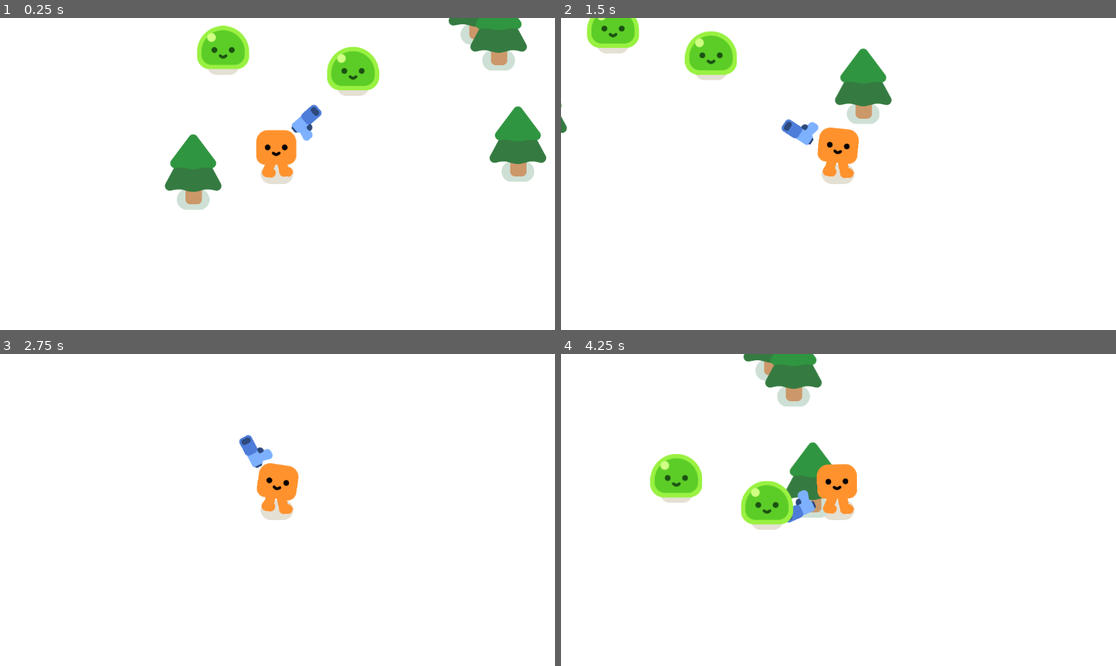
Above: before the commit, frames 1-4 (two rows, left to right).
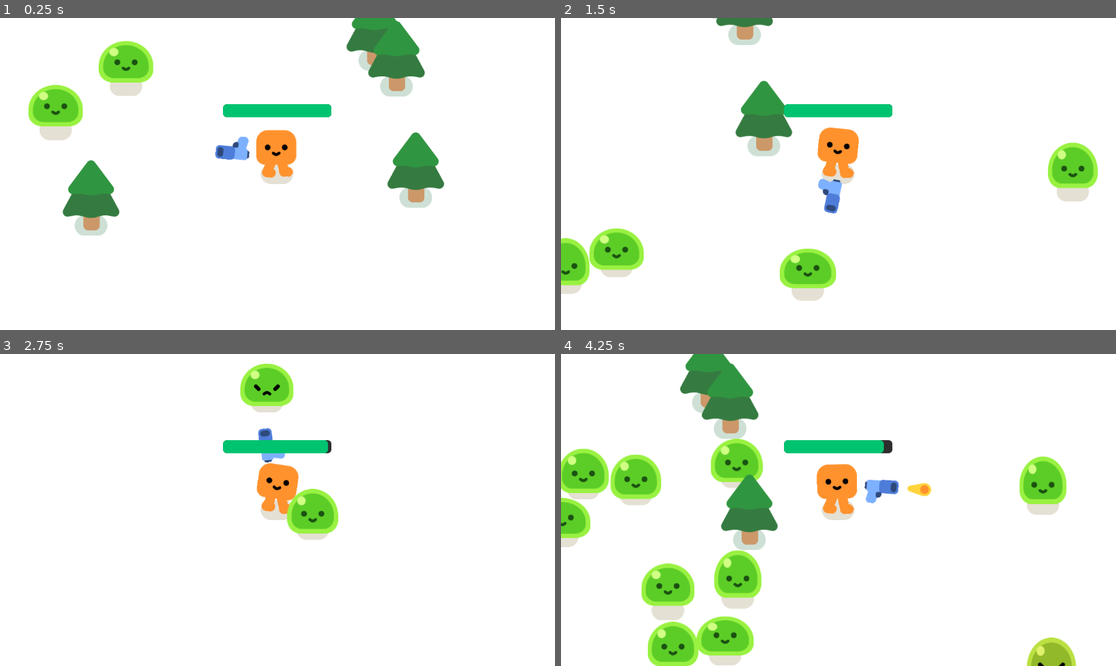
Above: after the commit, the same moments.

Repository: JustGritt/GDQuest-Survivor
Game: Godot game, scene res://game.tscn
Same seed, same stepped clock (60 frames per second), same inputs: the game is played once before the commit and once after it.
Inputs:
- Up to frame 1 (0.25 s): no input
- Up to frame 2 (1.5 s): hold D (move_right) 0.53-1.28 s; hold S (move_down) from 1.28 s (still down)
- Up to frame 3 (2.75 s): release S (move_down) at 2.03 s; hold D (move_right) from 2.03 s (still down)
- Up to frame 4 (4.25 s): release D (move_right) at 2.78 s; hold Z (move_up) 2.78-3.53 s; hold Q (move_left) from 3.53 s (still down)

The runs differ from the first frame. In frame 1, 16% of the frame differs, in the area x 5-99%, y 0-70%; in frame 2, 12%; in frame 3, 3.5%; in frame 4, 21%, in the area x 0-93%, y 0-100%.

Commit message:
Game over screen

Diff:
--- /dev/null
+++ b/Bullet.gd
@@ -0,0 +1,19 @@
+extends Area2D
+
+var travelled_distance = 0
+
+func _physics_process(delta):
+	const SPEED = 1000
+	const RANGE = 1200
+
+	var direction = Vector2.RIGHT.rotated(rotation)
+	position += direction * SPEED * delta
+
+	travelled_distance += SPEED * delta
+	if travelled_distance > RANGE:
+		queue_free()
+
+func _on_body_entered(body):
+	queue_free()
+	if body.has_method("take_damage"):
+		body.take_damage()
--- /dev/null
+++ b/bullet.tscn
@@ -0,0 +1,23 @@
+[gd_scene load_steps=4 format=3 uid="uid://dy00eh7088amr"]
+
+[ext_resource type="Script" path="res://Bullet.gd" id="1_ttana"]
+[ext_resource type="Texture2D" uid="uid://dftkbqwsfd68r" path="res://pistol/projectile.png" id="2_832mw"]
+
+[sub_resource type="CircleShape2D" id="CircleShape2D_o27b7"]
+radius = 19.0
+
+[node name="Bullet" type="Area2D"]
+top_level = true
+rotation = 0.00236535
+collision_layer = 0
+collision_mask = 3
+script = ExtResource("1_ttana")
+
+[node name="Projectile" type="Sprite2D" parent="."]
+texture = ExtResource("2_832mw")
+
+[node name="CollisionShape2D" type="CollisionShape2D" parent="."]
+position = Vector2(10, 1)
+shape = SubResource("CircleShape2D_o27b7")
+
+[connection signal="body_entered" from="." to="." method="_on_body_entered"]
--- /dev/null
+++ b/game.gd
@@ -0,0 +1,14 @@
+extends Node2D
+
+func spawn_mob():
+	var new_mob = preload("res://mob.tscn").instantiate()
+	%PathFollow2D.progress_ratio = randf()
+	new_mob.global_position = %PathFollow2D.global_position
+	add_child(new_mob)
+
+func _on_timer_timeout():
+	spawn_mob()
+
+func _on_player_health_depleted():
+	%GameOver.visible = true
+	get_tree().paused = true
--- a/game.tscn
+++ b/game.tscn
@@ -1,26 +1,44 @@
-[gd_scene load_steps=4 format=3 uid="uid://ddblha1i65y2g"]
+[gd_scene load_steps=6 format=3 uid="uid://ddblha1i65y2g"]
 
 [ext_resource type="PackedScene" uid="uid://d0tk3ubga043i" path="res://player.tscn" id="1_0g0nc"]
+[ext_resource type="Script" path="res://game.gd" id="1_ju8ni"]
 [ext_resource type="PackedScene" uid="uid://d1lfi1jjdt403" path="res://pine_tree.tscn" id="2_d72un"]
 [ext_resource type="PackedScene" uid="uid://buevonx0sa1or" path="res://mob.tscn" id="3_7ueec"]
 
+[sub_resource type="Curve2D" id="Curve2D_ftiod"]
+_data = {
+"points": PackedVector2Array(0, 0, 0, 0, -130, -149, 0, 0, 0, 0, 1352, -142, 0, 0, 0, 0, 1352, 833, 0, 0, 0, 0, -130, 833, 0, 0, 0, 0, -135, -145)
+}
+point_count = 5
+
 [node name="Game" type="Node2D"]
 y_sort_enabled = true
+script = ExtResource("1_ju8ni")
 
 [node name="CanvasLayer" type="CanvasLayer" parent="."]
 layer = -1
 
 [node name="ColorRect" type="ColorRect" parent="CanvasLayer"]
-offset_left = -12.0
-offset_top = -12.0
-offset_right = 1167.0
-offset_bottom = 656.0
+anchors_preset = 15
+anchor_right = 1.0
+anchor_bottom = 1.0
+grow_horizontal = 2
+grow_vertical = 2
 
 [node name="Player" parent="." instance=ExtResource("1_0g0nc")]
-position = Vector2(374, 498)
+position = Vector2(586, 444)
+
+[node name="Path2D" type="Path2D" parent="Player"]
+position = Vector2(-586, -444)
+curve = SubResource("Curve2D_ftiod")
+
+[node name="PathFollow2D" type="PathFollow2D" parent="Player/Path2D"]
+unique_name_in_owner = true
+position = Vector2(-130, -149)
+rotation = 0.00472331
 
 [node name="Mob" parent="." instance=ExtResource("3_7ueec")]
-position = Vector2(548, 295)
+position = Vector2(102, 347)
 
 [node name="Mob2" parent="." instance=ExtResource("3_7ueec")]
 position = Vector2(251, 248)
@@ -36,3 +54,38 @@
 
 [node name="PineTree4" parent="." instance=ExtResource("2_d72un")]
 position = Vector2(834, 260)
+
+[node name="Timer" type="Timer" parent="."]
+wait_time = 0.3
+autostart = true
+
+[node name="GameOver" type="CanvasLayer" parent="."]
+unique_name_in_owner = true
+visible = false
+
+[node name="ColorRect" type="ColorRect" parent="GameOver"]
+anchors_preset = 15
+anchor_right = 1.0
+anchor_bottom = 1.0
+grow_horizontal = 2
+grow_vertical = 2
+color = Color(0, 0, 0, 0.627451)
+
+[node name="Label" type="Label" parent="GameOver/ColorRect"]
+layout_mode = 1
+anchors_preset = 8
+anchor_left = 0.5
+anchor_top = 0.5
+anchor_right = 0.5
+anchor_bottom = 0.5
+offset_left = -43.5
+offset_top = -11.5
+offset_right = 43.5
+offset_bottom = 11.5
+grow_horizontal = 2
+grow_vertical = 2
+theme_override_font_sizes/font_size = 64
+text = "Game Over"
+
+[connection signal="health_depleted" from="Player" to="." method="_on_player_health_depleted"]
+[connection signal="timeout" from="Timer" to="." method="_on_timer_timeout"]
--- a/gun.gd
+++ b/gun.gd
@@ -5,3 +5,13 @@
 	if enemis_in_range.size() > 0:
 		var target_enemy = enemis_in_range.front()
 		look_at(target_enemy.global_position)
+
+func shoot():
+	const BULLET = preload("res://bullet.tscn")
+	var new_bullet = BULLET.instantiate()
+	new_bullet.global_position = %ShootingPoint.global_position
+	new_bullet.global_rotation = %ShootingPoint.global_rotation
+	%ShootingPoint.add_child(new_bullet)
+
+func _on_timer_timeout():
+	shoot()
--- a/gun.tscn
+++ b/gun.tscn
@@ -22,4 +22,11 @@
 texture = ExtResource("1_2rguh")
 
 [node name="ShootingPoint" type="Marker2D" parent="WeaponPivot/Pistol"]
+unique_name_in_owner = true
 position = Vector2(25.0117, -10.8922)
+
+[node name="Timer" type="Timer" parent="."]
+wait_time = 0.3
+autostart = true
+
+[connection signal="timeout" from="Timer" to="." method="_on_timer_timeout"]
--- a/mob.gd
+++ b/mob.gd
@@ -1,8 +1,24 @@
 extends CharacterBody2D
 
+var health = 3
 @onready var player = get_node("/root/Game/Player")
+
+func _ready():
+	%Slime.play_walk()
 
 func _physics_process(delta):
 	var direction = global_position.direction_to(player.global_position)
 	velocity = direction * 100.0
 	move_and_slide()
+
+func take_damage():
+	health -= 1
+	%Slime.play_hurt()
+
+	if health == 0:
+		queue_free()
+
+		const SMOKE_SCENE = preload("res://smoke_explosion/smoke_explosion.tscn")
+		var smoke = SMOKE_SCENE.instantiate()
+		get_parent().add_child(smoke)
+		smoke.global_position = global_position
--- a/mob.tscn
+++ b/mob.tscn
@@ -13,6 +13,7 @@
 script = ExtResource("1_ap4e8")
 
 [node name="Slime" parent="." instance=ExtResource("1_syu84")]
+unique_name_in_owner = true
 position = Vector2(0, 1)
 
 [node name="CollisionShape2D" type="CollisionShape2D" parent="."]
--- a/player.gd
+++ b/player.gd
@@ -1,4 +1,7 @@
 extends CharacterBody2D
+
+signal health_depleted
+var health = 100.0
 
 func _physics_process(delta):
 	var direction = Input.get_vector("move_left", "move_right", "move_up", "move_down")
@@ -9,3 +12,11 @@
 		%HappyBoo.play_walk_animation()
 	else:
 		%HappyBoo.play_idle_animation()
+
+	const DAMAGE_RATE = 10.0
+	var overlapping_mobs = %HurtBox.get_overlapping_bodies()
+	if overlapping_mobs.size() > 0:
+		health -= DAMAGE_RATE * overlapping_mobs.size() * delta
+		%ProgressBar.value = health
+		if health <= 0.0:
+			health_depleted.emit()
--- a/player.tscn
+++ b/player.tscn
@@ -6,6 +6,23 @@
 
 [sub_resource type="CircleShape2D" id="CircleShape2D_thyxx"]
 radius = 31.0161
+
+[sub_resource type="CircleShape2D" id="CircleShape2D_5qdho"]
+radius = 43.0
+
+[sub_resource type="StyleBoxFlat" id="StyleBoxFlat_qys27"]
+bg_color = Color(0.180005, 0.180005, 0.180005, 1)
+corner_radius_top_left = 8
+corner_radius_top_right = 8
+corner_radius_bottom_right = 8
+corner_radius_bottom_left = 8
+
+[sub_resource type="StyleBoxFlat" id="StyleBoxFlat_s7grw"]
+bg_color = Color(6.257e-06, 0.764561, 0.440932, 1)
+corner_radius_top_left = 8
+corner_radius_top_right = 8
+corner_radius_bottom_right = 8
+corner_radius_bottom_left = 8
 
 [node name="Player" type="CharacterBody2D"]
 platform_floor_layers = 4294901760
@@ -23,3 +40,23 @@
 
 [node name="Gun" parent="." instance=ExtResource("3_rym85")]
 position = Vector2(-1, -45)
+
+[node name="HurtBox" type="Area2D" parent="."]
+unique_name_in_owner = true
+collision_layer = 0
+collision_mask = 2
+
+[node name="CollisionShape2D" type="CollisionShape2D" parent="HurtBox"]
+shape = SubResource("CircleShape2D_5qdho")
+debug_color = Color(0.992995, 0.0779046, 9.62615e-07, 0.42)
+
+[node name="ProgressBar" type="ProgressBar" parent="."]
+unique_name_in_owner = true
+offset_left = -112.0
+offset_top = -145.0
+offset_right = 113.0
+offset_bottom = -118.0
+theme_override_styles/background = SubResource("StyleBoxFlat_qys27")
+theme_override_styles/fill = SubResource("StyleBoxFlat_s7grw")
+value = 100.0
+show_percentage = false
Not shown: 1 places in player.tscn that only renumber resources
